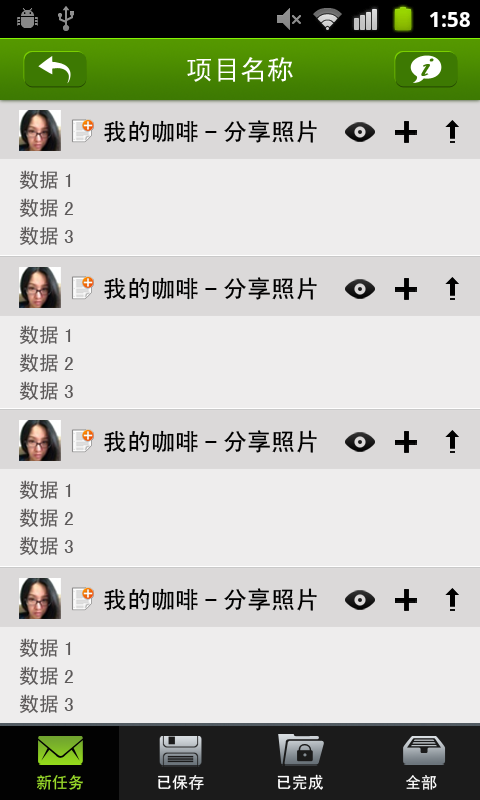
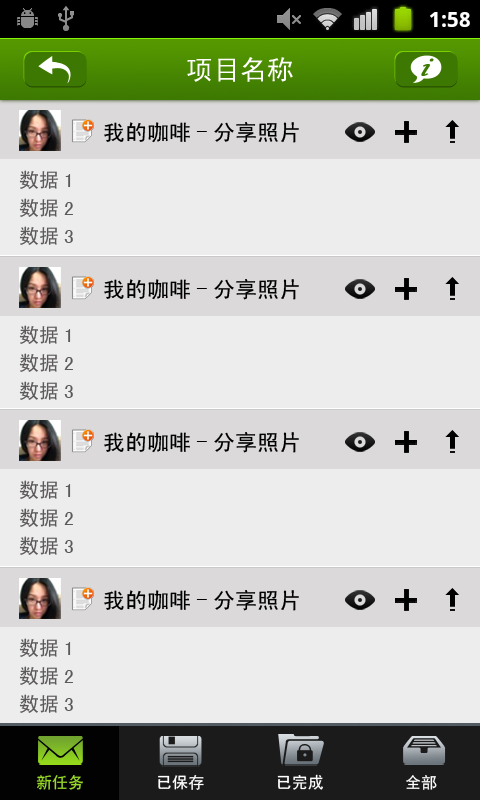
Layered file, before and after one edit (480×800). Changes by layer:
renamed "我的咖啡-分享照片 副本" to "我的咖啡-分享照片", painted on it over [104, 277, 317, 300]
renamed "我的咖啡-分享照片 副本 3" to "我的咖啡-分享照片", painted on it over [104, 588, 317, 611]
renamed "我的咖啡-分享照片 副本 2" to "我的咖啡-分享照片", painted on it over [104, 430, 317, 453]
painted on "我的咖啡-分享照片" (4th of 4) over [104, 120, 317, 143]
